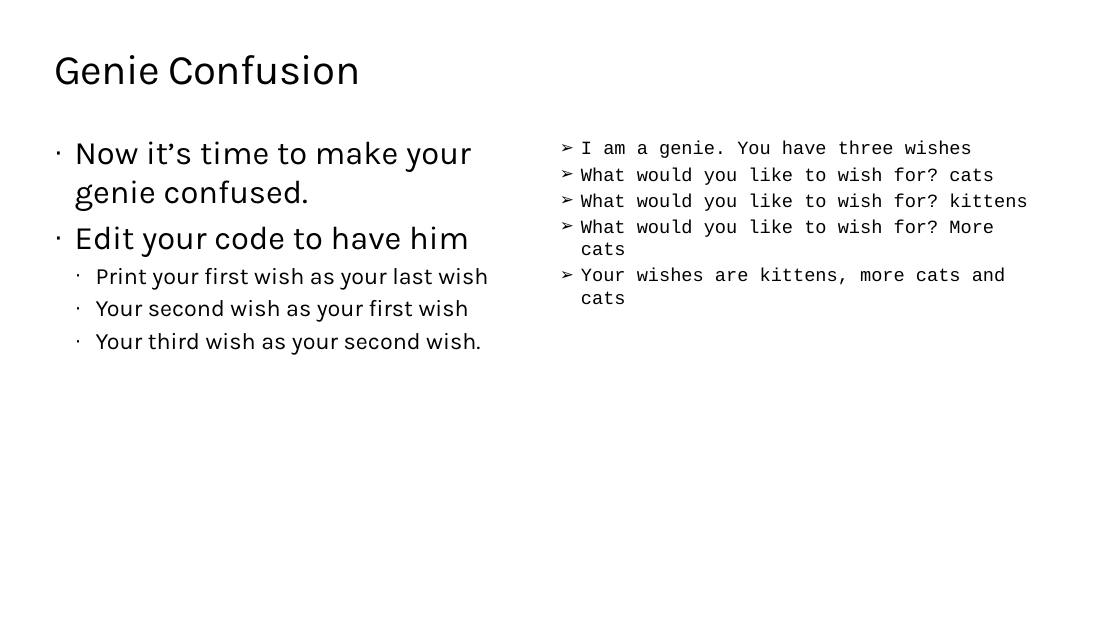
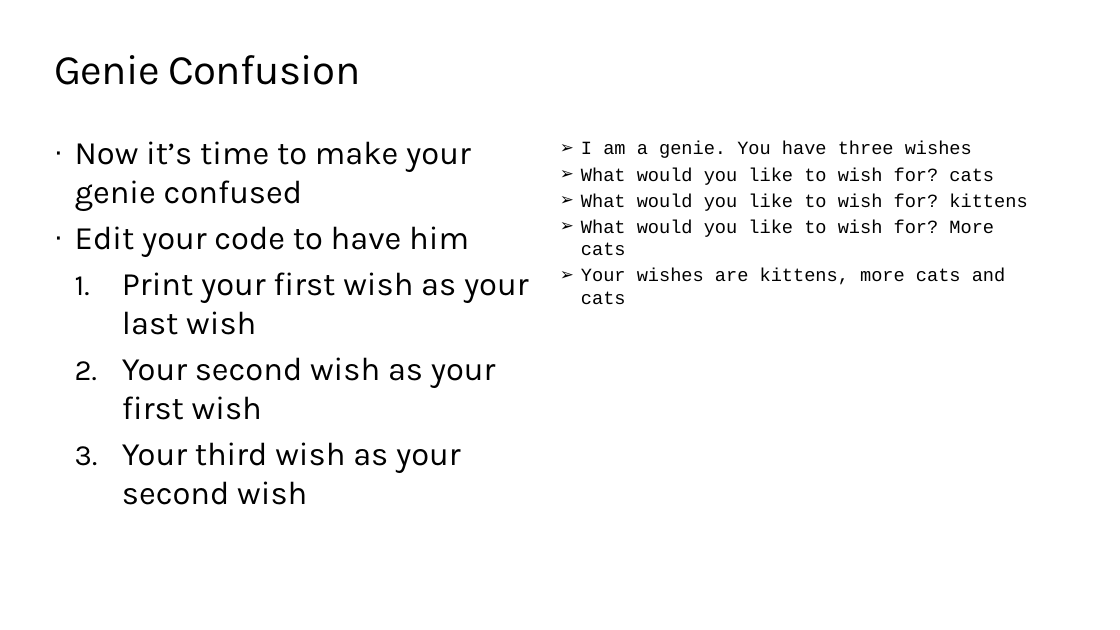
Before and after one commit to TEALSK12/2nd-semester-introduction-to-computer-science, a slide deck: slide 13 of units/1_unit/slidedecks/Intro Python 1.04 TEALS.pptx. Drawn at 1120x630 pixels with LibreOffice and Linux fonts; fonts in the diff are those of the drawing; background and template pictures are left out. Boxes give left, top, right and bottom in pixels: in the first picture for what was removed or moved away, otherwise in the second. Text is boxed around its words. In the diff, an @@ line names an element or a change of style, - is before the commit and + after.

```diff
--- a/units/1_unit/slidedecks/Intro Python 1.04 TEALS.pptx
+++ b/units/1_unit/slidedecks/Intro Python 1.04 TEALS.pptx
@@ text at bbox=[75, 141, 471, 211]: text changed @@
-· Now it’s time to make your genie confused.
+· Now it’s time to make your genie confused
@@ text at bbox=[122, 272, 529, 420]: size 20 to 28 pt in "Print your first wish as your last ...", "Your second wish as your first wish"; bullet · to 1.; more space between paragraphs @@
@@ text at bbox=[122, 442, 461, 505]: text changed; size 20 to 28 pt @@
-  · Your third wish as your second wish.
+  3. Your third wish as your second wish
```
Also in this commit, not shown: 12 other slides changed.
